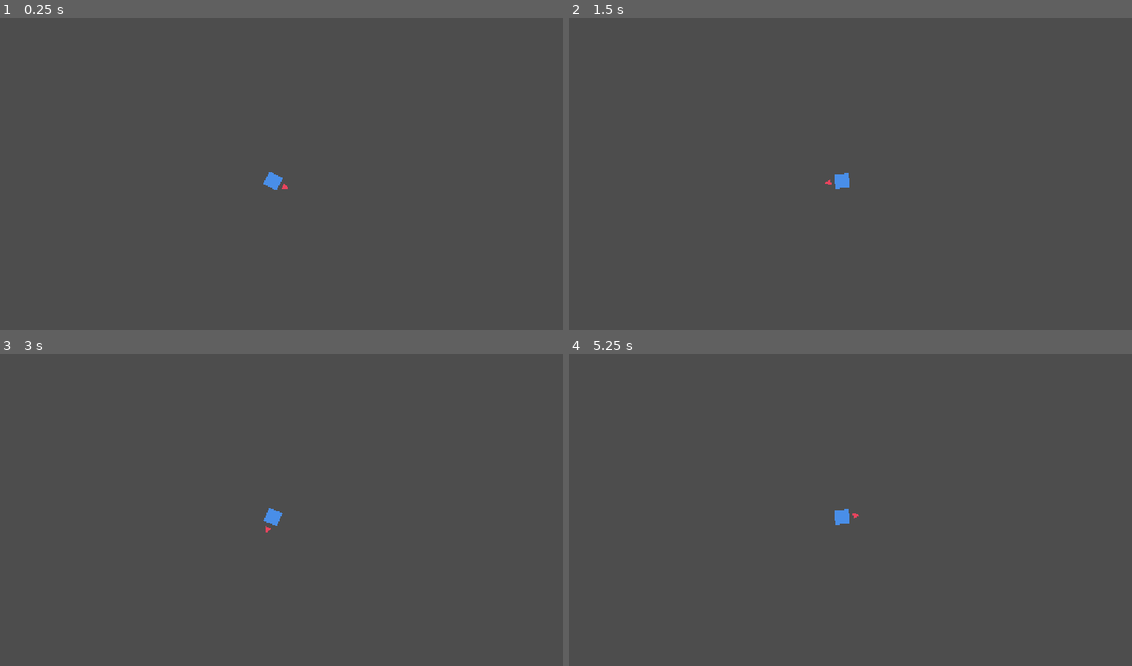
Above: before the commit, frames 1-4 (two rows, left to right).
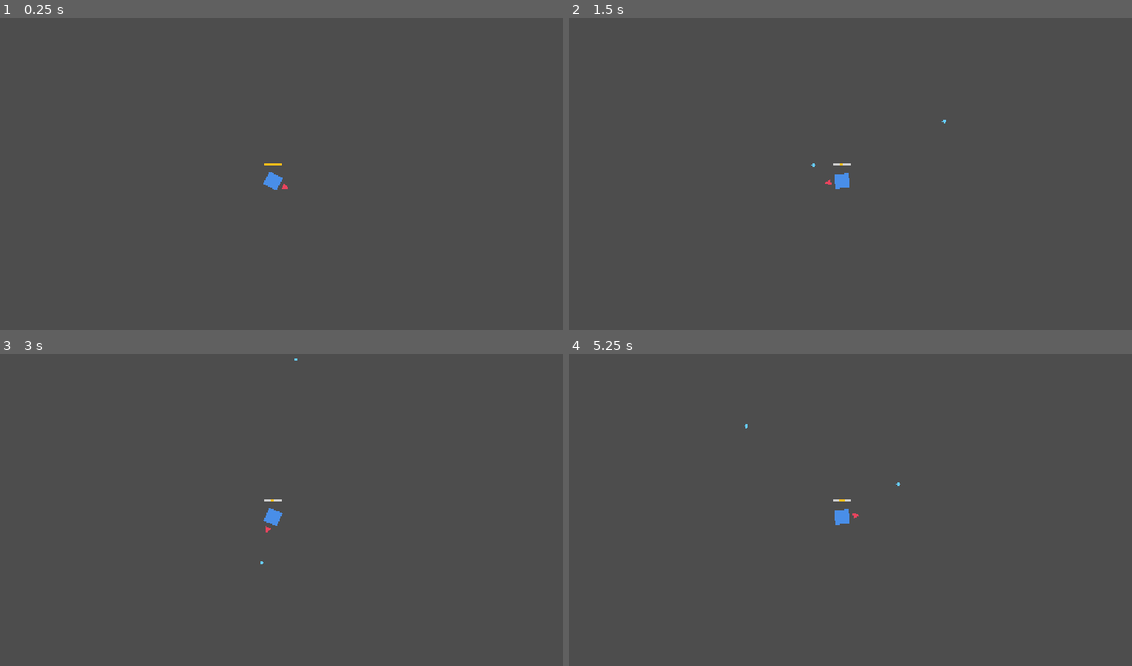
Above: after the commit, the same moments.

Repository: BestestGameStudio/gangU
Game: Godot game, scene res://scenes/main.tscn
Two runs of this game, one before a commit and one after it. Both use one fixed random seed, a clock stepped at 60 frames per second and the inputs below.
Inputs (mouse positions are in pixels of both pictures, inside the frame that each line leads up to):
- Up to frame 1 (0.25 s): no input
- Up to frame 2 (1.5 s): tap Enter at 0.5 s; move the mouse to (974, 164) at 0.52 s; hold D (move_right) 0.53-1.28 s; tap Space (cast) at 0.6, 1.35 s; move the mouse to (726, 198) at 1.27 s; hold S (move_down) from 1.28 s (still down)
- Up to frame 3 (3 s): tap Space (cast) at 2, 2.1, 2.85 s; move the mouse to (332, 444) at 2.02 s; release S (move_down) at 2.03 s; hold D (move_right) 2.03-2.78 s; tap Enter at 2.75 s; move the mouse to (242, 584) at 2.77 s; hold W (move_up) from 2.78 s (still down)
- Up to frame 4 (5.25 s): tap Space (cast) at 3.5, 3.6, 4.35, 5, 5.1 s; move the mouse to (1019, 566) at 3.52 s; release W (move_up) at 3.53 s; hold A (move_left) 3.53-5.03 s; tap Enter at 4.25 s; move the mouse to (664, 466) at 4.27 s; move the mouse to (873, 516) at 5.02 s; hold S (move_down) from 5.03 s (still down)

The runs differ from the first frame. In frame 1, less than 0.1% of the frame differs, in the area x 46-51%, y 46-48%; in frame 2, less than 0.1%, in the area x 42-67%, y 32-48%; in frame 3, less than 0.1%; in frame 4, less than 0.1%.

Commit message:
Add spell system core: Spell resource, SpellCaster, Projectile (#15)
Spell resource (name/cooldown/damage/radius/effects/range/projectile_speed/color), SpellCaster (click/Space cast at cursor, per-spell cooldown, can_cast/add_spell/next_spell, spell_cast/cooldown_started/spell_equipped signals), linear Projectile (480px/s, 520 range despawn, source immunity, apply_damage hook). Placeholder bolt only; real starter spells in #4.

Reviewed and independently tested on exact head e1ab8245 by instinct-dc (formal APPROVE, CI run 42343688782 green). Squash-merged by review lead.

Diff:
--- /dev/null
+++ b/resources/spells/placeholder_bolt.tres
@@ -0,0 +1,14 @@
+[gd_resource type="Resource" script_class="Spell" load_steps=2 format=3 uid="uid://bgangu3bolt"]
+
+[ext_resource type="Script" path="res://scripts/spell.gd" id="1_spell"]
+
+[resource]
+script = ExtResource("1_spell")
+spell_name = "Placeholder Bolt"
+cooldown = 0.6
+damage = 10.0
+radius = 5.0
+effects = Array[String]([])
+range = 520.0
+projectile_speed = 480.0
+projectile_color = Color(0.4, 0.8, 1, 1)
--- a/scenes/player.tscn
+++ b/scenes/player.tscn
@@ -1,6 +1,9 @@
-[gd_scene load_steps=3 format=3 uid="uid://bgangu2player"]
+[gd_scene load_steps=6 format=3 uid="uid://bgangu2player"]
 
 [ext_resource type="Script" path="res://scripts/player.gd" id="1_player"]
+[ext_resource type="Script" path="res://scripts/spell_caster.gd" id="2_caster"]
+[ext_resource type="PackedScene" uid="uid://bgangu3proj" path="res://scenes/projectile.tscn" id="3_proj"]
+[ext_resource type="Resource" uid="uid://bgangu3bolt" path="res://resources/spells/placeholder_bolt.tres" id="4_bolt"]
 
 [sub_resource type="CircleShape2D" id="CircleShape2D_player"]
 radius = 16.0
@@ -19,3 +22,16 @@
 position = Vector2(22, 0)
 color = Color(0.913725, 0.270588, 0.368627, 1)
 polygon = PackedVector2Array(0, -6, 12, 0, 0, 6)
+
+[node name="SpellCaster" type="Node2D" parent="."]
+script = ExtResource("2_caster")
+projectile_scene = ExtResource("3_proj")
+starting_spells = Array[Resource]([ExtResource("4_bolt")])
+
+[node name="CooldownBarBG" type="Polygon2D" parent="SpellCaster"]
+color = Color(0.9, 0.9, 0.9, 0.85)
+polygon = PackedVector2Array(-16, -34, 16, -34, 16, -29, -16, -29)
+
+[node name="CooldownBarFill" type="Polygon2D" parent="SpellCaster"]
+color = Color(1, 0.75, 0.1, 1)
+polygon = PackedVector2Array(-16, -34, 16, -34, 16, -29, -16, -29)
--- /dev/null
+++ b/scenes/projectile.tscn
@@ -0,0 +1,15 @@
+[gd_scene load_steps=3 format=3 uid="uid://bgangu3proj"]
+
+[ext_resource type="Script" path="res://scripts/projectile.gd" id="1_proj"]
+
+[sub_resource type="CircleShape2D" id="CircleShape2D_proj"]
+radius = 4.0
+
+[node name="Projectile" type="Area2D"]
+script = ExtResource("1_proj")
+
+[node name="Visual" type="Polygon2D" parent="."]
+polygon = PackedVector2Array(-4, 0, 0, -4, 4, 0, 0, 4)
+
+[node name="CollisionShape2D" type="CollisionShape2D" parent="."]
+shape = SubResource("CircleShape2D_proj")
--- /dev/null
+++ b/scripts/projectile.gd
@@ -0,0 +1,35 @@
+extends Area2D
+class_name Projectile
+## Spawned by SpellCaster (#3). Travels in a straight line toward the aim
+## point; despawns at max range or on hitting a physics body.
+## #5 consumes: hit bodies that implement apply_damage(damage) get spell.damage.
+
+var spell: Spell
+var direction: Vector2 = Vector2.RIGHT
+var source: Node2D ## The caster's owner; never hit by its own projectile.
+var _traveled: float = 0.0
+
+func setup(p_spell: Spell, p_direction: Vector2, p_source: Node2D) -> void:
+	spell = p_spell
+	direction = p_direction.normalized()
+	source = p_source
+	rotation = direction.angle()
+
+func _ready() -> void:
+	$CollisionShape2D.shape.radius = spell.radius
+	$Visual.color = spell.projectile_color
+	body_entered.connect(_on_body_entered)
+
+func _physics_process(delta: float) -> void:
+	var step: float = spell.projectile_speed * delta
+	position += direction * step
+	_traveled += step
+	if _traveled >= spell.range:
+		queue_free()
+
+func _on_body_entered(body: Node2D) -> void:
+	if body == source:
+		return
+	if body.has_method(&"apply_damage"):
+		body.apply_damage(spell.damage)
+	queue_free()
--- /dev/null
+++ b/scripts/spell.gd
@@ -0,0 +1,15 @@
+extends Resource
+class_name Spell
+## Spell definition (#3). Data-driven: all stats live on the resource, never
+## hardcoded in casting logic.
+## Consumed by: #4 concrete spells, #10 pickups (carry Spell resources),
+## #11 HUD (name + cooldown state).
+
+@export var spell_name: String = "Spell"
+@export var cooldown: float = 0.5 ## Seconds before this spell can be recast.
+@export var damage: float = 10.0
+@export var radius: float = 4.0 ## Projectile hit radius in pixels.
+@export var effects: Array[String] = [] ## Freeform effect tags, e.g. "burn".
+@export var range: float = 600.0 ## Max projectile travel distance in pixels.
+@export var projectile_speed: float = 500.0
+@export var projectile_color: Color = Color(0.4, 0.8, 1.0)
--- /dev/null
+++ b/scripts/spell_caster.gd
@@ -0,0 +1,79 @@
+extends Node2D
+class_name SpellCaster
+## Casting core (#3): owns collected spells, per-spell cooldowns, and spawning
+## projectiles toward the cursor. Consumes the shared `cast` input action.
+## Supports many spells and later switching (#10) via add_spell/next_spell.
+
+signal spell_cast(spell: Spell)
+signal cooldown_started(spell: Spell, duration: float)
+signal spell_equipped(spell: Spell)
+
+@export var projectile_scene: PackedScene
+@export var starting_spells: Array[Spell] = []
+
+var spells: Array[Spell] = []
+var current_index: int = 0
+var _cooldowns: Dictionary = {} ## Spell -> remaining seconds
+
+var _bar_fill: Polygon2D
+var _bar_bg: Polygon2D
+
+var equipped_spell: Spell:
+	get:
+		if spells.is_empty():
+			return null
+		return spells[current_index]
+
+func _ready() -> void:
+	for s in starting_spells:
+		add_spell(s)
+	# Simple on-player cooldown bar so a blocked recast is visible in-game (#3
+	# acceptance). The real HUD is #11.
+	_bar_bg = $CooldownBarBG
+	_bar_fill = $CooldownBarFill
+
+func add_spell(spell: Spell) -> void:
+	spells.append(spell)
+	if spells.size() == 1:
+		current_index = 0
+		spell_equipped.emit(spell)
+
+func next_spell() -> void:
+	if spells.size() > 1:
+		current_index = (current_index + 1) % spells.size()
+		spell_equipped.emit(equipped_spell)
+
+func cooldown_remaining(spell: Spell) -> float:
+	return _cooldowns.get(spell, 0.0)
+
+func can_cast() -> bool:
+	return equipped_spell != null and cooldown_remaining(equipped_spell) <= 0.0
+
+func _process(delta: float) -> void:
+	for s in _cooldowns.keys():
+		_cooldowns[s] = maxf(_cooldowns[s] - delta, 0.0)
+	_update_bar()
+	if Input.is_action_just_pressed(&"cast") and can_cast():
+		cast()
+
+func cast() -> void:
+	var spell := equipped_spell
+	var dir := global_position.direction_to(get_global_mouse_position())
+	if dir.length_squared() == 0.0:
+		dir = Vector2.RIGHT.rotated(get_parent().rotation)
+	var p: Projectile = projectile_scene.instantiate()
+	p.setup(spell, dir, get_parent())
+	get_tree().current_scene.add_child(p)
+	p.global_position = global_position
+	_cooldowns[spell] = spell.cooldown
+	cooldown_started.emit(spell, spell.cooldown)
+	spell_cast.emit(spell)
+
+func _update_bar() -> void:
+	if equipped_spell == null:
+		return
+	# Keep the bar upright: the parent player rotates to face the cursor.
+	_bar_bg.global_rotation = 0.0
+	_bar_fill.global_rotation = 0.0
+	var frac := 1.0 - clampf(cooldown_remaining(equipped_spell) / equipped_spell.cooldown, 0.0, 1.0)
+	_bar_fill.scale.x = maxf(frac, 0.001)
